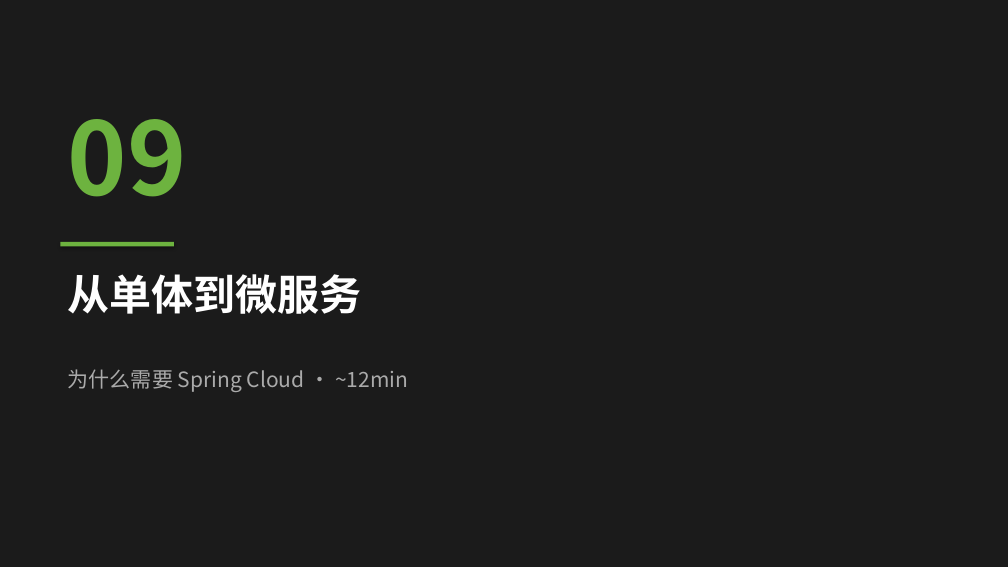
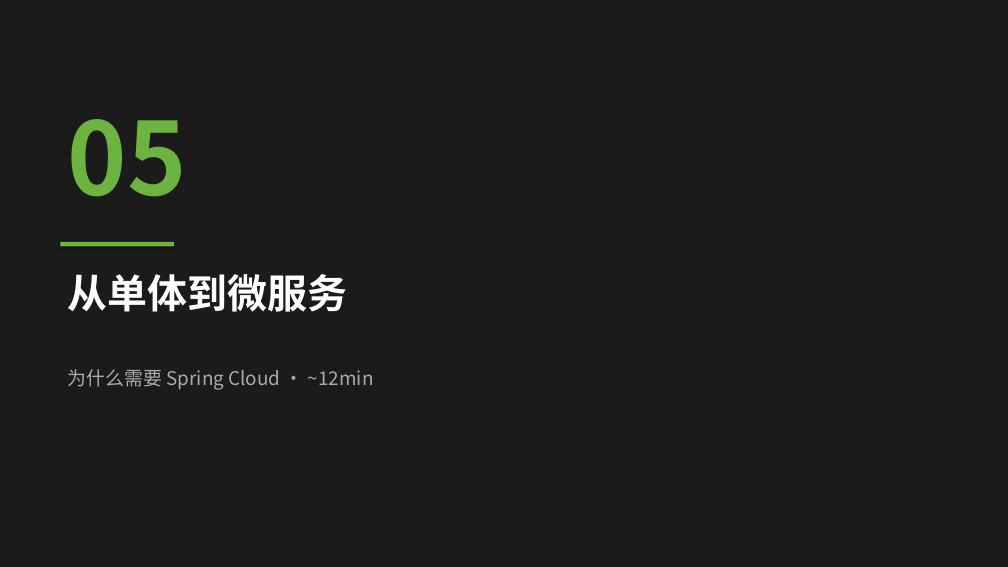
Before and after one commit to Akon1993/springboot-lesson, a slide deck: slide 20 of docs/slides.pptx (slide 28 before the commit). Drawn at 1008x567 pixels with LibreOffice and Linux fonts; fonts in the diff are those of the drawing. Boxes give left, top, right and bottom in pixels: in the first picture for what was removed or moved away, otherwise in the second. Text is boxed around its words. In the diff, an @@ line names an element or a change of style, - is before the commit and + after.

```diff
--- a/docs/slides.pptx
+++ b/docs/slides.pptx
@@ text at box(68, 119, 187, 197): text changed @@
-09
+05
@@ text "从单体到微服务" at box(68, 274, 347, 312): size 40 to 38 pt @@
@@ text "为什么需要 Spring Cloud · ~12min" at box(68, 369, 374, 390): size 20 to 18 pt @@
```
Also in this commit, not shown: 13 other slides changed, 21 slides added, 29 slides removed, 1 other file.
